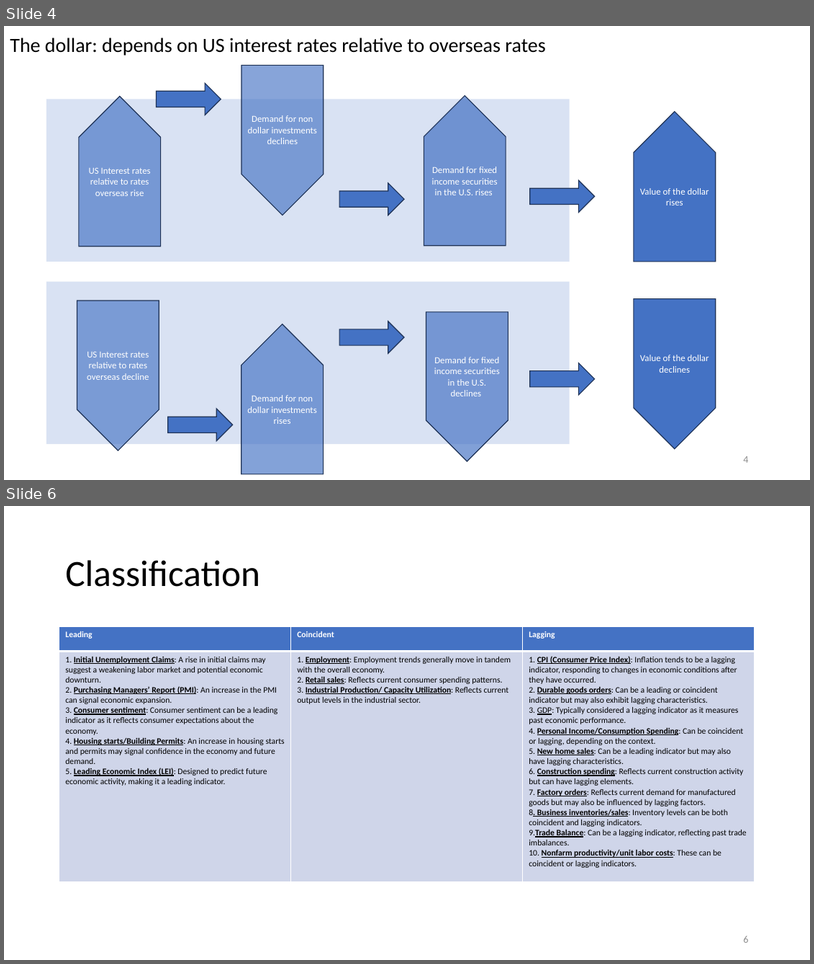
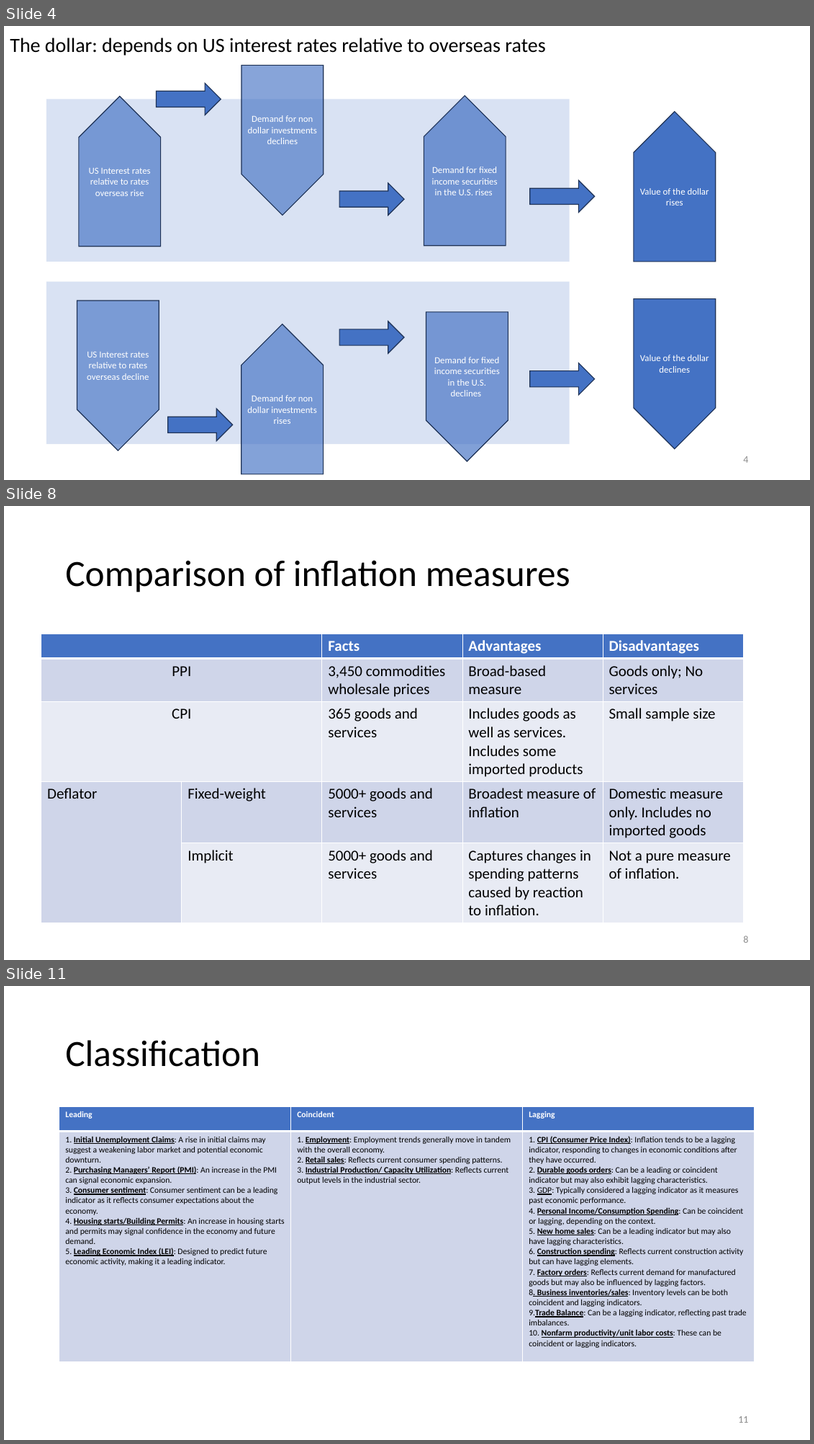
Before and after one commit to omroot/d2l_pytorch, a slide deck: mylearnings/mylecturenotes/TheMacroMinimum.pptx. Shown one above the other, each under a label of ours: slides 4 and 6 before the commit, slides 4, 8 and 11 after it; the slides between them are not shown. The pictures are 814x964 and 814x1444 pixels, drawn with LibreOffice and Linux fonts; fonts in the diff are those of the drawing. Boxes give left, top, right and bottom in pixels: in the first picture for what was removed or moved away, otherwise in the second. Text is boxed around its words. In the diff, an @@ line names an element or a change of style, - is before the commit and + after.

```diff
--- a/mylearnings/mylecturenotes/TheMacroMinimum.pptx
+++ b/mylearnings/mylecturenotes/TheMacroMinimum.pptx
@@ slide 8 added at <box>4,506,810,960</box>, background #FFFFFF @@
@@ title added at <box>65,560,571,592</box>, 44 pt, text #000000 @@
+Comparison of inflation measures
@@ table added at <box>41,634,743,919</box>, 5 rows, 5 columns @@
+ |  | Facts | Advantages | Disadvantages
+PPI |  | 3,450 commodities wholesale prices | Broad-based measure | Goods only; No services
+CPI |  | 365 goods and services | Includes goods as well as services. Includes some imported products | Small sample size
+Deflator | Fixed-weight | 5000+ goods and services | Broadest measure of inflation | Domestic measure only. Includes no imported goods
+ | Implicit | 5000+ goods and services | Captures changes in spending patterns caused by reaction to inflation. | Not a pure measure of inflation.
@@ page number added at <box>743,935,748,942</box>, 12 pt, text #8C8C8C @@
+8
@@ what was slide 6 is now slide 11 @@
@@ page number at <box>738,1416,748,1422</box>: text changed @@
-6
+11
```
Also in this commit, not shown: 1 slide changed, 4 other slides added, 1 other file.
